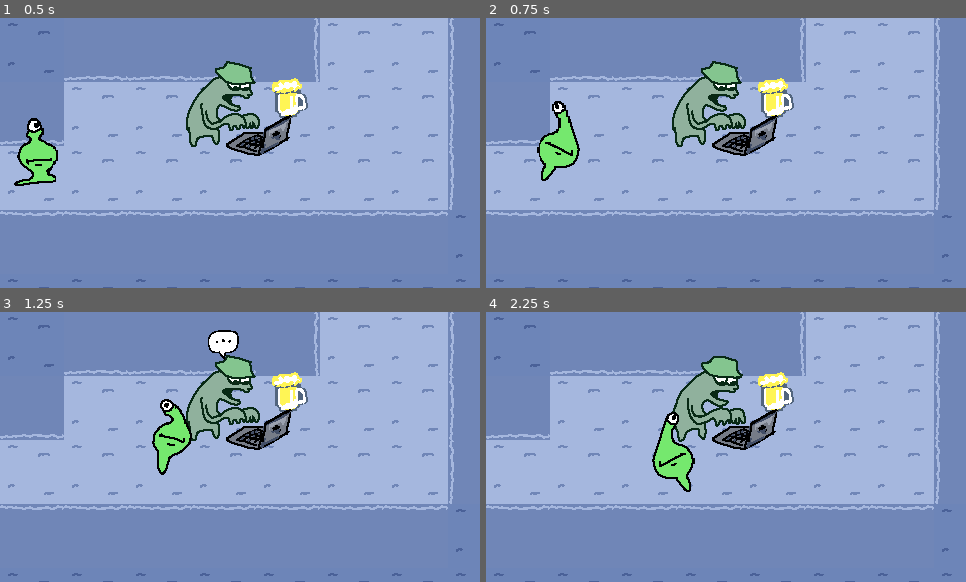
Above: before the commit, frames 1-4 (two rows, left to right).
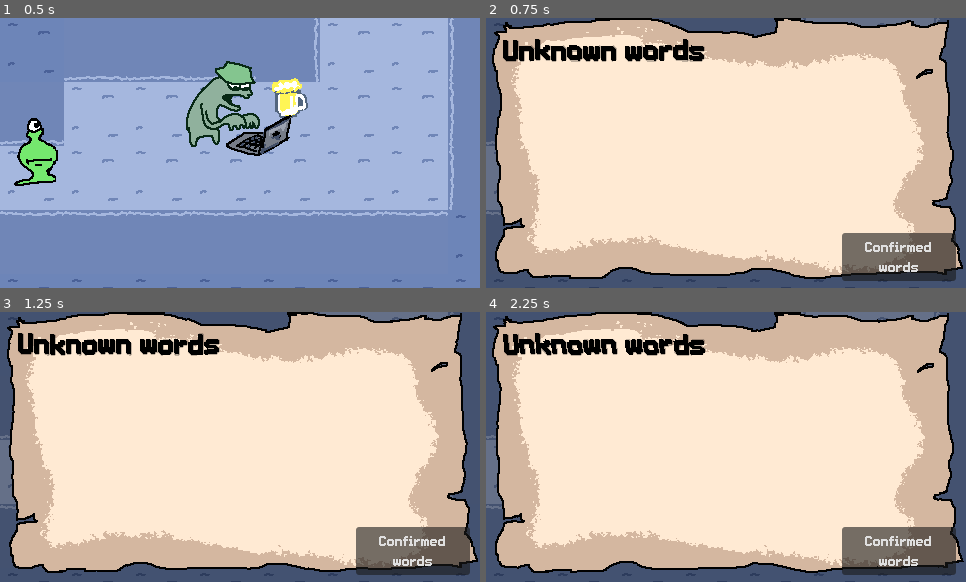
Above: after the commit, the same moments.

Repository: hryspider/GGJ-Committee-Team26
Game: Godot game, scene res://rooms/office_entrance.tscn
Same seed, same stepped clock (60 frames per second), same inputs: the game is played once before the commit and once after it. This scene is started directly instead of the project's main scene.
Inputs (mouse positions are in pixels of both pictures, inside the frame that each line leads up to):
- Up to frame 1 (0.5 s): no input
- Up to frame 2 (0.75 s): tap Enter at 0.5 s; move the mouse to (831, 139) at 0.52 s; hold D (right) from 0.53 s (still down); tap Q (dictionary) at 0.6 s
- Up to frame 3 (1.25 s): keep holding D (right)
- Up to frame 4 (2.25 s): move the mouse to (630, 460) at 1.27 s; release D (right) at 1.28 s; hold S (down) 1.28-2.03 s; click (630, 460) at 1.35 s; tap Q (dictionary) at 1.55, 2.1 s; move the mouse to (774, 387) at 2.02 s; hold D (right) from 2.03 s (still down)

Frame 1 is identical in both runs. In frame 2, 100% of the frame differs, in the area x 0-100%, y 0-100%; in frame 3, 100%; in frame 4, 100%.

Commit message:
office crap

Diff:
--- a/objects/npc.gd
+++ b/objects/npc.gd
@@ -51,3 +51,7 @@
 
 func _on_dialog_manager_pink_guy_finished() -> void:
 	pass # Replace with function body.
+
+
+func start_dialog():
+	pass # Replace with function body.
--- a/rooms/office_entrance.tscn
+++ b/rooms/office_entrance.tscn
@@ -8,6 +8,9 @@
 [ext_resource type="PackedScene" uid="uid://bf44lvopd5hap" path="res://objects/glorp.tscn" id="6_daa5c"]
 [ext_resource type="AudioStream" uid="uid://dkae7lct54kbo" path="res://audio/sfx/14857__lg__office02.ogg" id="7_daa5c"]
 [ext_resource type="Texture2D" uid="uid://dofwuc4eiqjdq" path="res://images/boss_overworld.png" id="8_r2o6t"]
+[ext_resource type="PackedScene" uid="uid://xkq5i27mugvc" path="res://ui/dialogmanager.tscn" id="9_crxjg"]
+[ext_resource type="Script" uid="uid://dy6gk2wb21yf2" path="res://ui/dialogline.gd" id="10_x8mea"]
+[ext_resource type="PackedScene" uid="uid://b52srq1yj0mr5" path="res://ui/dictionary_manager.tscn" id="11_x8mea"]
 
 [sub_resource type="TileSetAtlasSource" id="TileSetAtlasSource_r2o6t"]
 texture = ExtResource("1_buiua")
@@ -180,6 +183,34 @@
 "speed": 3.0
 }]
 
+[sub_resource type="Resource" id="Resource_b2idv"]
+script = ExtResource("10_x8mea")
+speaker = NodePath("../Stark")
+content = "hello"
+duration = 1.0
+metadata/_custom_type_script = "uid://dy6gk2wb21yf2"
+
+[sub_resource type="Resource" id="Resource_crxjg"]
+script = ExtResource("10_x8mea")
+speaker = NodePath("../Stark")
+content = "me no work"
+duration = 2.5
+metadata/_custom_type_script = "uid://dy6gk2wb21yf2"
+
+[sub_resource type="Resource" id="Resource_x8mea"]
+script = ExtResource("10_x8mea")
+speaker = NodePath("../Stark")
+content = "boss at office"
+duration = 2.5
+metadata/_custom_type_script = "uid://dy6gk2wb21yf2"
+
+[sub_resource type="Resource" id="Resource_oj7cl"]
+script = ExtResource("10_x8mea")
+speaker = NodePath("../Stark")
+content = "boss bad"
+duration = 2.0
+metadata/_custom_type_script = "uid://dy6gk2wb21yf2"
+
 [node name="Node2D" type="Node2D" unique_id=1203436009]
 
 [node name="TileMap" type="TileMap" parent="." unique_id=14837295]
@@ -192,7 +223,7 @@
 position = Vector2(289, 81.5)
 texture = ExtResource("2_7svm4")
 
-[node name="NPC" parent="." unique_id=1006169553 instance=ExtResource("3_jrkp6")]
+[node name="Stark" parent="." unique_id=1006169553 instance=ExtResource("3_jrkp6")]
 position = Vector2(224, 87.5)
 spriteframes = SubResource("SpriteFrames_pv5sg")
 
@@ -207,8 +238,15 @@
 stream = ExtResource("7_daa5c")
 autoplay = true
 
-[node name="AnimatedSprite2D" type="AnimatedSprite2D" parent="." unique_id=1119054125]
+[node name="Boss" type="AnimatedSprite2D" parent="." unique_id=1119054125]
 position = Vector2(-260, -53)
 sprite_frames = SubResource("SpriteFrames_ssgpd")
-animation = &"walk"
-frame_progress = 0.32935566
+animation = &"talk"
+frame_progress = 0.09334179
+
+[node name="SoloStarkCtscn" parent="." unique_id=515690549 instance=ExtResource("9_crxjg")]
+data = Array[ExtResource("10_x8mea")]([SubResource("Resource_b2idv"), SubResource("Resource_crxjg"), SubResource("Resource_x8mea"), SubResource("Resource_oj7cl")])
+
+[node name="DictionaryManager" parent="." unique_id=925600434 instance=ExtResource("11_x8mea")]
+
+[connection signal="talk" from="Stark" to="Stark" method="start_dialog"]
Not shown, changed: audio/sfx/14857__lg__office02.ogg.import
